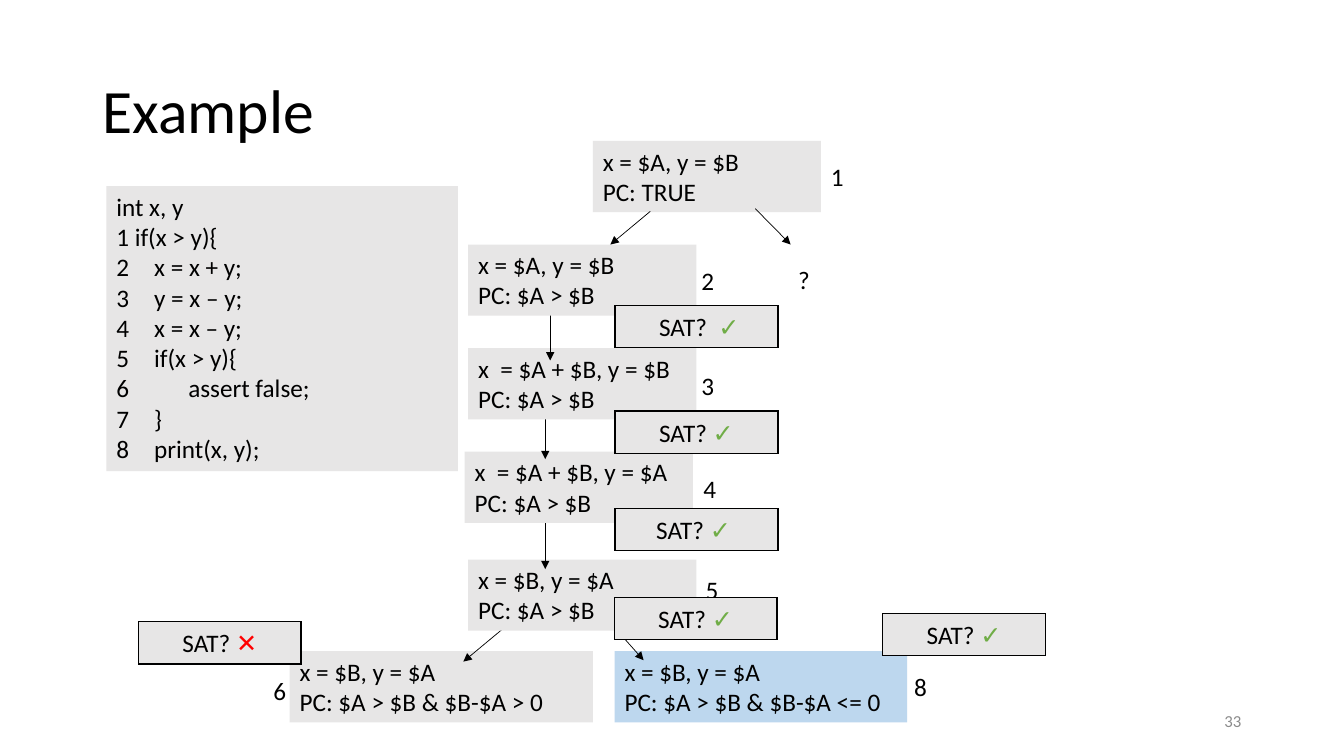
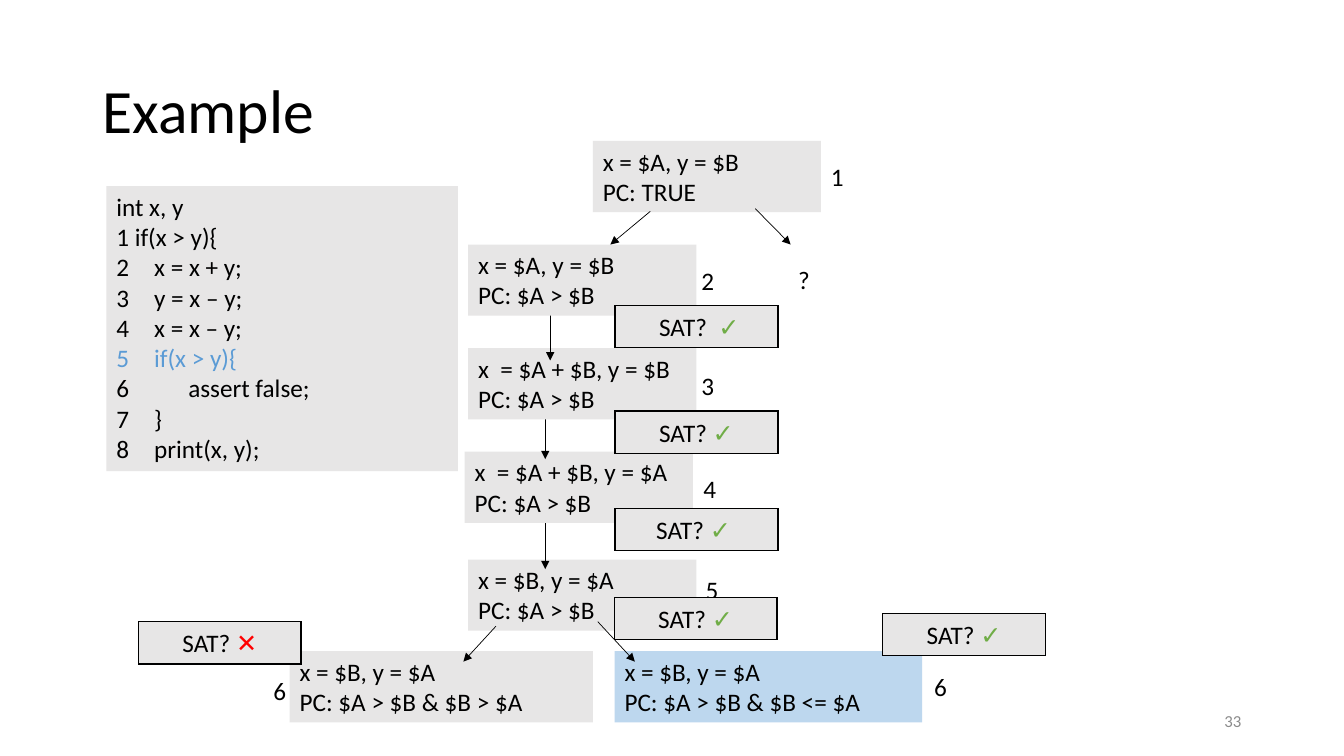
Before and after one commit to damorim/model-checking-tutorial, a slide deck: slide 33 of Program-Model-Checking.pptx. Drawn at 1344x756 pixels with LibreOffice and Linux fonts; fonts in the diff are those of the drawing. Boxes give left, top, right and bottom in pixels: in the first picture for what was removed or moved away, otherwise in the second. Text is boxed around its words. In the diff, an @@ line names an element or a change of style, - is before the commit and + after.

```diff
--- a/Program-Model-Checking.pptx
+++ b/Program-Model-Checking.pptx
@@ text in rectangle at <box>154,349,237,371</box>: text colour #000000 to #5B9BD5 in "if(x > y){" @@
@@ arrow moved from (503, 628) - (464, 661) to (496, 626) - (464, 661) @@
@@ arrow moved from (617, 630) - (644, 660) to (598, 622) - (635, 661) @@
@@ rectangle "x = $B, y = ...": place and size @@
-rectangle "x = $B, y = ..." at <box>615,651,907,723</box>
+rectangle "x = $B, y = ..." at <box>615,651,923,723</box>
@@ text at <box>934,679,947,697</box>: text changed @@
-8
+6
@@ text in rectangle at <box>300,694,522,714</box>: text changed @@
-PC: $A > $B & $B-$A > 0
+PC: $A > $B & $B > $A
@@ text in rectangle at <box>625,694,860,714</box>: text changed @@
-PC: $A > $B & $B-$A <= 0
+PC: $A > $B & $B <= $A
```
Also in this commit, not shown: 17 other slides changed, 1 other file.
